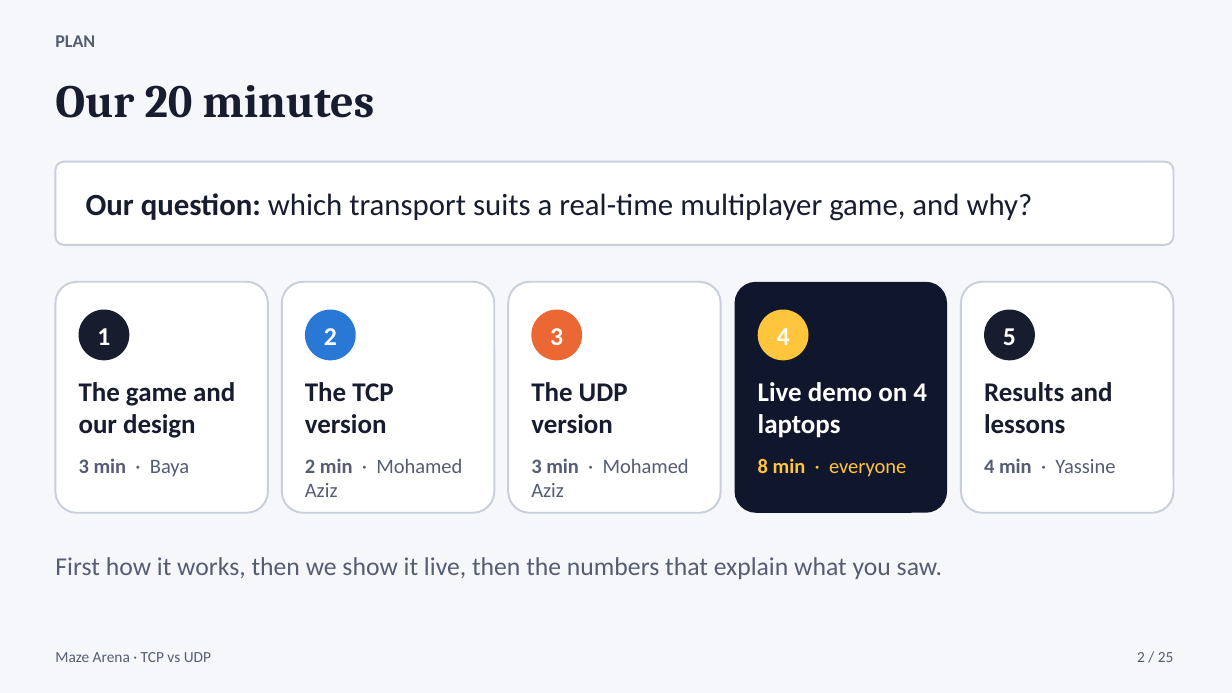
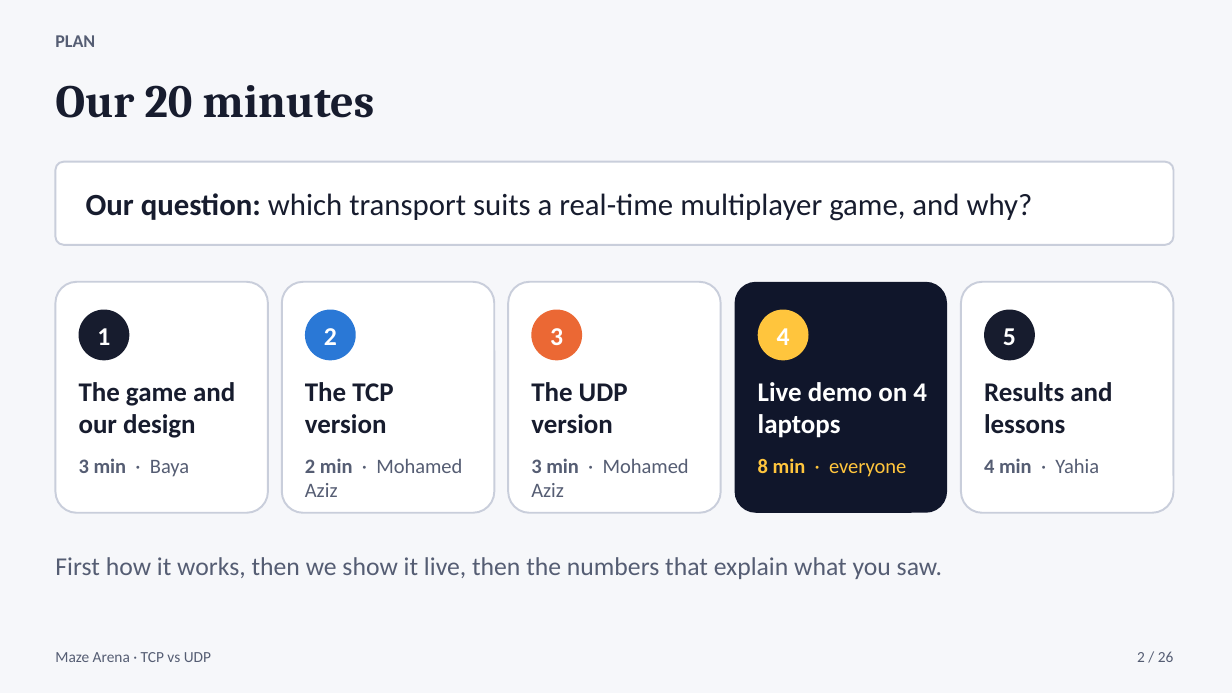
Before and after one commit to bayaCh05/maze-arena, a slide deck: slide 2 of slides/maze_arena_tcp_vs_udp.pptx. Drawn at 1232x693 pixels with LibreOffice and Linux fonts; fonts in the diff are those of the drawing. Boxes give left, top, right and bottom in pixels: in the first picture for what was removed or moved away, otherwise in the second. Text is boxed around its words. In the diff, an @@ line names an element or a change of style, - is before the commit and + after.

```diff
--- a/slides/maze_arena_tcp_vs_udp.pptx
+++ b/slides/maze_arena_tcp_vs_udp.pptx
@@ text at bbox=[984, 458, 1099, 473]: text changed @@
-4 min · Yassine
+4 min · Yahia
@@ text at bbox=[1137, 651, 1174, 662]: text changed @@
-2 / 25
+2 / 26
```
Also in this commit, not shown: 24 other slides changed, 1 slide added, 4 other files.
